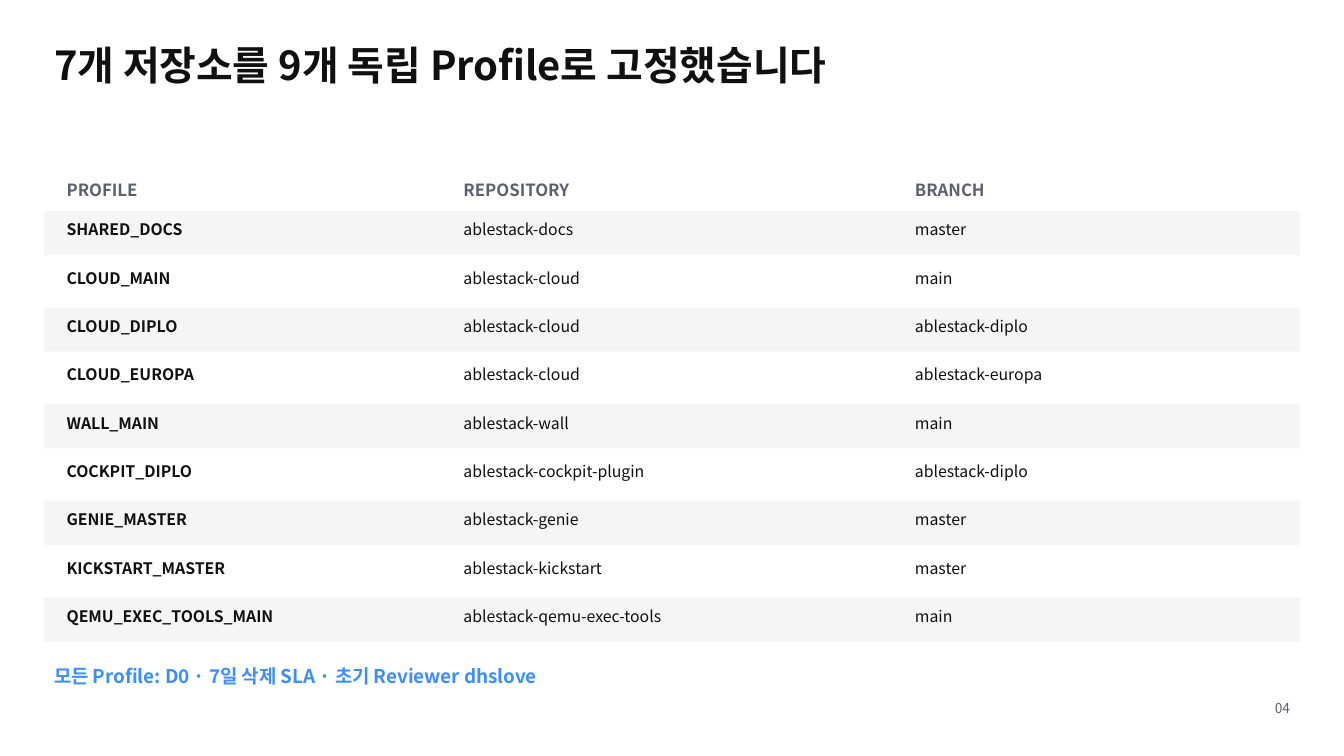
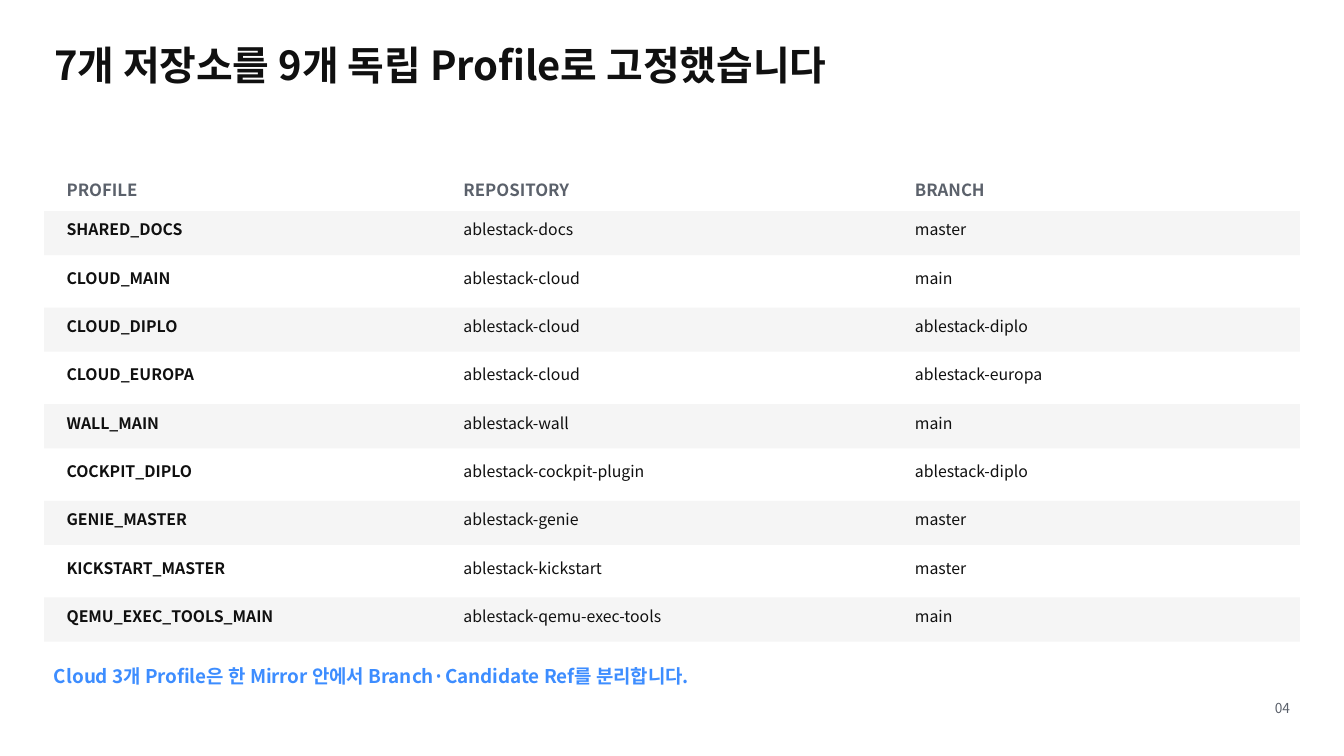
Before and after one commit to ablecloud-team/ablestack-techflow, a slide deck: slide 4 of output/presentation/techflow-source-registry.pptx. Drawn at 1344x756 pixels with LibreOffice and Linux fonts; fonts in the diff are those of the drawing. Boxes give left, top, right and bottom in pixels: in the first picture for what was removed or moved away, otherwise in the second. Text is boxed around its words. In the diff, an @@ line names an element or a change of style, - is before the commit and + after.

Commit message:
Issue #42 영속 Source Mirror·1TB 운영 기반 보완

```diff
--- a/output/presentation/techflow-source-registry.pptx
+++ b/output/presentation/techflow-source-registry.pptx
@@ text at bbox=[54, 667, 689, 685]: text changed @@
-모든 Profile: D0 · 7일 삭제 SLA · 초기 Reviewer dhslove
+Cloud 3개 Profile은 한 Mirror 안에서 Branch·Candidate Ref를 분리합니다.
```
Also in this commit, not shown: 2 other slides changed, 7 slides added, 5 slides removed, 41 other files.
